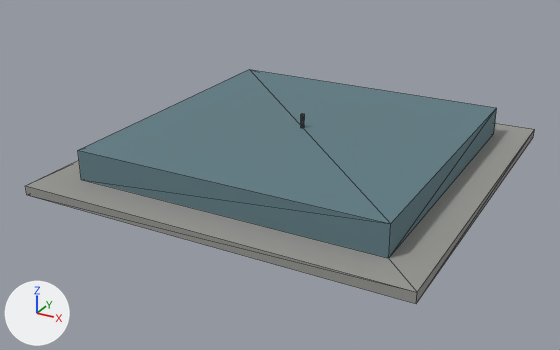
An edit to the glTF model assets/models/buildings/tw_glass_32_crown_lod1.glb, drawn before and after from the same camera.
The view is the same before and after, from a camera (50 mm lens) standing at (28.0, -54.8, 25.9) and looking at (-0.8, -2.5, -0.3). Arrows for +X, +Y and +Z are at lower left; the lights stay in place. The first picture is the older version. Mesh edges are drawn as thin lines. Vertices at exactly the same position are counted once.

The scene before the commit, as lines of its bpy script (objects in view):
```python
me_tw_glass_32_crown_lod1 = bpy.data.meshes.new('tw_glass_32_crown_lod1')
me_tw_glass_32_crown_lod1.from_pydata(...)  # a box spanning x -0.1..0.1, y -0.1..0.1, z 3.3..4.5, material slot 0; a box spanning x -13.0..13.0, y -13.0..13.0, z 0.8..3.3, material slot 1; a box spanning x -16.0..16.0, y -16.0..16.0, z 0.0..0.8, material slot 2
me_tw_glass_32_crown_lod1.materials.append(mat_palette)  # picture img_palette
me_tw_glass_32_crown_lod1.materials.append(mat_palette_b)  # picture img_palette_b
me_tw_glass_32_crown_lod1.materials.append(mat_palette_c)  # picture img_palette_c
ob_tw_glass_32_crown_lod1 = bpy.data.objects.new('tw_glass_32_crown_lod1', me_tw_glass_32_crown_lod1)
ob_tw_glass_32_crown_lod1.location = (0.0, 0.0, 0.0)
```
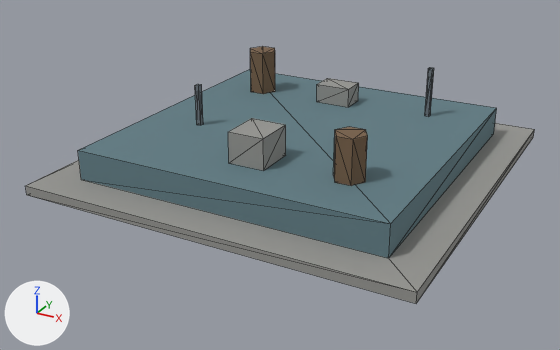
Where the change shows, as pixel boxes (x1, y1, x2, y2) in the pictures (560 x 350 px):
'tw_glass_32_crown_lod1', reshaped (10% taller)
    before: (26, 69, 535, 304)
    after: (26, 46, 535, 304)
part 1 of me_tw_glass_32_crown_lod1, added (brown)
    after: (250, 46, 275, 94)
part 2 of me_tw_glass_32_crown_lod1, added (brown)
    after: (334, 127, 368, 186)
part 3 of me_tw_glass_32_crown_lod1, added
    after: (425, 67, 434, 116)
part 4 of me_tw_glass_32_crown_lod1, added
    after: (195, 84, 203, 125)
part 5 of me_tw_glass_32_crown_lod1, added
    after: (228, 118, 286, 171)
part 6 of me_tw_glass_32_crown_lod1, added
    after: (317, 78, 359, 107)
part 7 of me_tw_glass_32_crown_lod1, deleted
    before: (301, 113, 305, 128)

The change, as a diff of the scene's bpy script:
```diff
--- a/assets/models/buildings/tw_glass_32_crown_lod1.glb.py
+++ b/assets/models/buildings/tw_glass_32_crown_lod1.glb.py
@@ me_tw_glass_32_crown_lod1 @@
 # used by ob_tw_glass_32_crown_lod1; location = (0.0, 0.0, 0.0)
-me_tw_glass_32_crown_lod1.from_pydata(...)  # 24 vertices, 36 faces; spans x -16.0..16.0, y -16.0..16.0, z 0.0..4.5
+me_tw_glass_32_crown_lod1.from_pydata(...)  # 72 vertices, 112 faces; spans x -16.0..16.0, y -16.0..16.0, z 0.0..7.6
+# me_tw_glass_32_crown_lod1 part 1: a new loose piece, a 6-sided cylinder along z spanning x -9.6..-6.8, y 6.4..8.8, z 3.3..7.2, in mat_palette (picture img_palette)
+# me_tw_glass_32_crown_lod1 part 2: a new loose piece, a 6-sided cylinder along z spanning x 6.6..9.1, y -8.9..-6.7, z 3.3..6.8, in mat_palette (picture img_palette)
+# me_tw_glass_32_crown_lod1 part 3: a new loose piece, a box spanning x 8.0..8.4, y 7.8..8.2, z 3.3..7.6, in mat_palette (picture img_palette)
+# me_tw_glass_32_crown_lod1 part 4: a new loose piece, a box spanning x -8.2..-7.8, y -3.7..-3.3, z 3.3..6.8, in mat_palette (picture img_palette)
+# me_tw_glass_32_crown_lod1 part 5: a new loose piece, a box spanning x -1.3..1.7, y -9.5..-6.1, z 3.3..5.8, in mat_palette_c (picture img_palette_c)
+# me_tw_glass_32_crown_lod1 part 6: a new loose piece, a box spanning x -2.0..1.2, y 6.7..8.9, z 3.3..5.0, in mat_palette_c (picture img_palette_c)
+# me_tw_glass_32_crown_lod1 part 7: the loose piece of 8 vertices spanning x -0.1..0.1, y -0.1..0.1, z 3.3..4.5 is deleted
 me_tw_glass_32_crown_lod1.materials.append(mat_palette)
```
